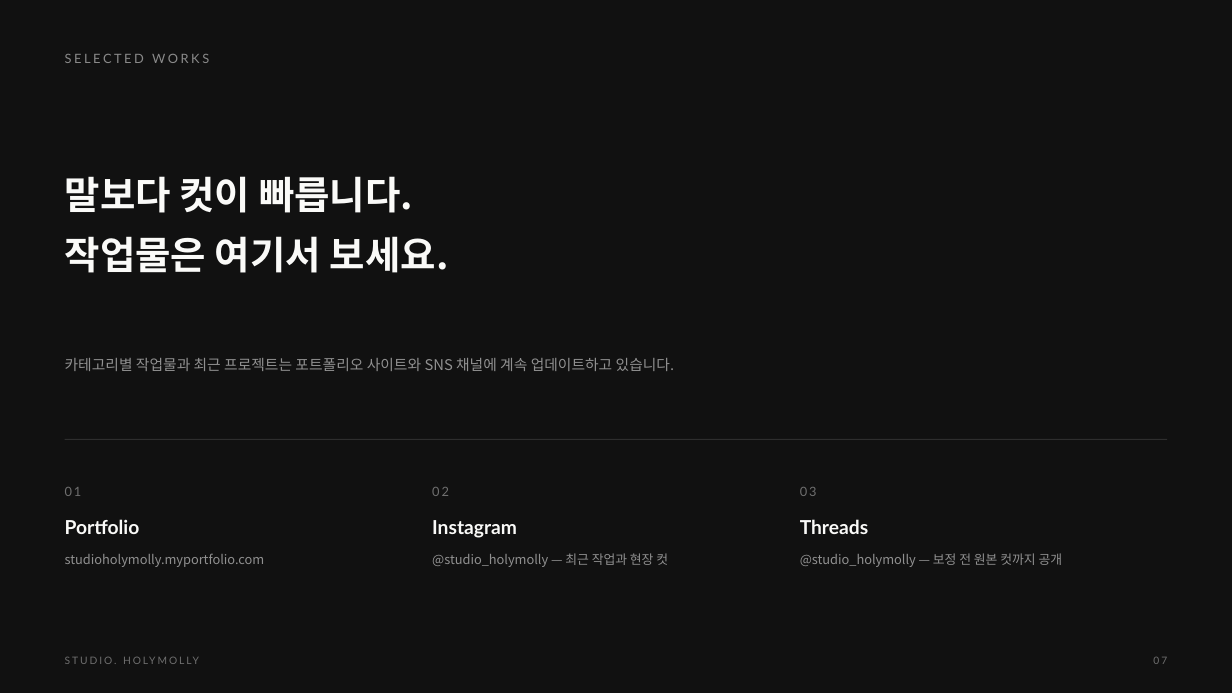
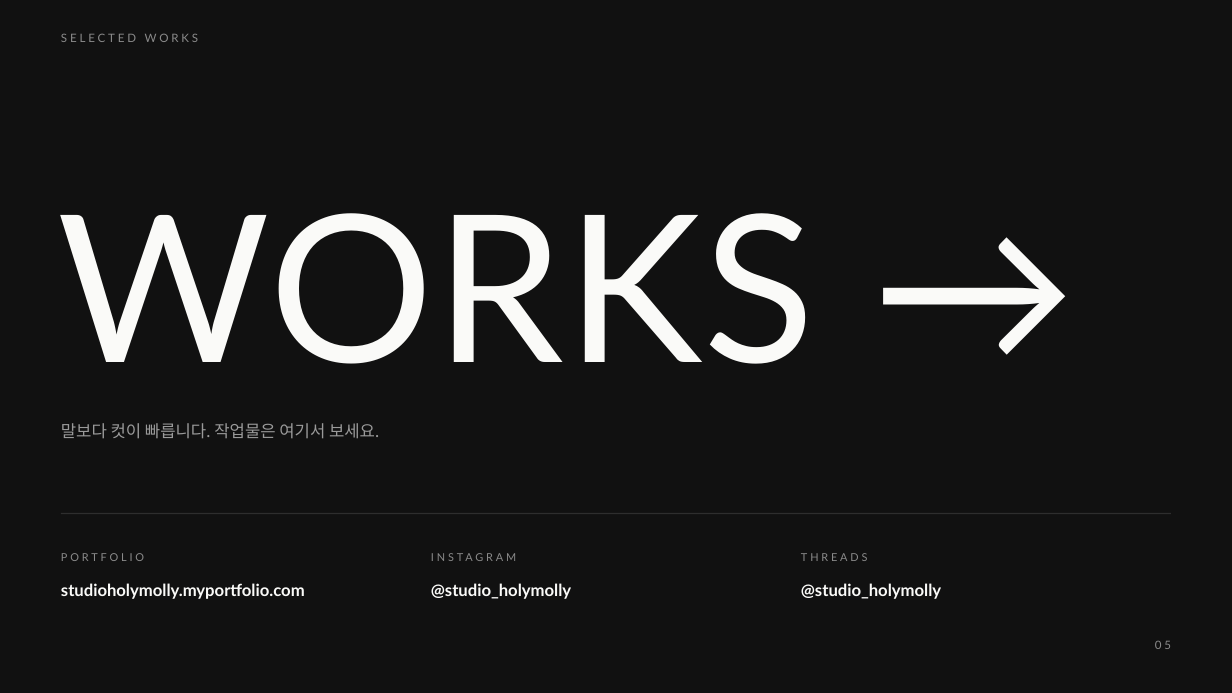
Before and after one commit to studioholymolly/-, a slide deck: slide 5 of docs/company-profile/STUDIO-HOLYMOLLY_Profile_2026.pptx (slide 7 before the commit). Drawn at 1232x693 pixels with LibreOffice and Linux fonts; fonts in the diff are those of the drawing. Boxes give left, top, right and bottom in pixels: in the first picture for what was removed or moved away, otherwise in the second. Text is boxed around its words. In the diff, an @@ line names an element or a change of style, - is before the commit and + after.

```diff
--- a/docs/company-profile/STUDIO-HOLYMOLLY_Profile_2026.pptx
+++ b/docs/company-profile/STUDIO-HOLYMOLLY_Profile_2026.pptx
@@ text "SELECTED WORKS": place and size @@
-text "SELECTED WORKS" at (65, 54, 209, 63)
+text "SELECTED WORKS" at (61, 33, 199, 42)
@@ text "SELECTED WORKS" at (61, 33, 199, 42): size 10 to 9 pt, letter spacing 2 to 2.2 pt @@
@@ text added at (57, 213, 815, 364), 160 pt, text #FAFAF8 @@
+WORKS →
@@ text removed at (65, 358, 675, 371) @@
-카테고리별 작업물과 최근 프로젝트는 포트폴리오 사이트와 SNS 채널에 계속 업데이트하고 있습니다.
@@ text at (61, 423, 379, 439): text changed; size 30 to 13 pt; text colour #FAFAF8 to #9A9A9A; bold off @@
-말보다 컷이 빠릅니다.
-작업물은 여기서 보세요.
+말보다 컷이 빠릅니다. 작업물은 여기서 보세요.
@@ rectangle: place and size @@
-rectangle at (65, 439, 1167, 440)
+rectangle at (61, 513, 1171, 514)
@@ text at (61, 553, 144, 561): text changed; size 15 to 8.5 pt; text colour #FAFAF8 to #8A8A8A; bold off @@
-01
-Portfolio
+PORTFOLIO
@@ text "PORTFOLIO": place and size @@
-text "PORTFOLIO" at (65, 487, 265, 567)
+text "PORTFOLIO" at (61, 553, 305, 599)
@@ text at (801, 553, 941, 599): text changed; size 10 to 13 pt; font Noto Sans CJK KR to Lato; text colour #909090 to #FAFAF8; bold on @@
-03
-Threads
-@studio_holymolly — 보정 전 원본 컷까지 공개
+THREADS
+@studio_holymolly
@@ text at (61, 583, 305, 599): size 10 to 13 pt, font Noto Sans CJK KR to Lato, text colour #909090 to #FAFAF8, bold on in "studioholymolly.myportfolio.com"; line spacing 1.5 to 1.8; less space between paragraphs @@
@@ text at (431, 583, 571, 599): text changed; size 10 to 13 pt; font Noto Sans CJK KR to Lato; text colour #909090 to #FAFAF8; bold on @@
-02
-Instagram
-@studio_holymolly — 최근 작업과 현장 컷
+INSTAGRAM
+@studio_holymolly
@@ text removed at (65, 654, 434, 682) @@
-STUDIO. HOLYMOLLY
@@ text removed at (1153, 657, 1167, 664) @@
-07
@@ text added at (1155, 641, 1171, 649), 9 pt, text #8A8A8A @@
+05
```
Also in this commit, not shown: 11 other slides changed, 2 slides added, 3 slides removed, 1 other file.
